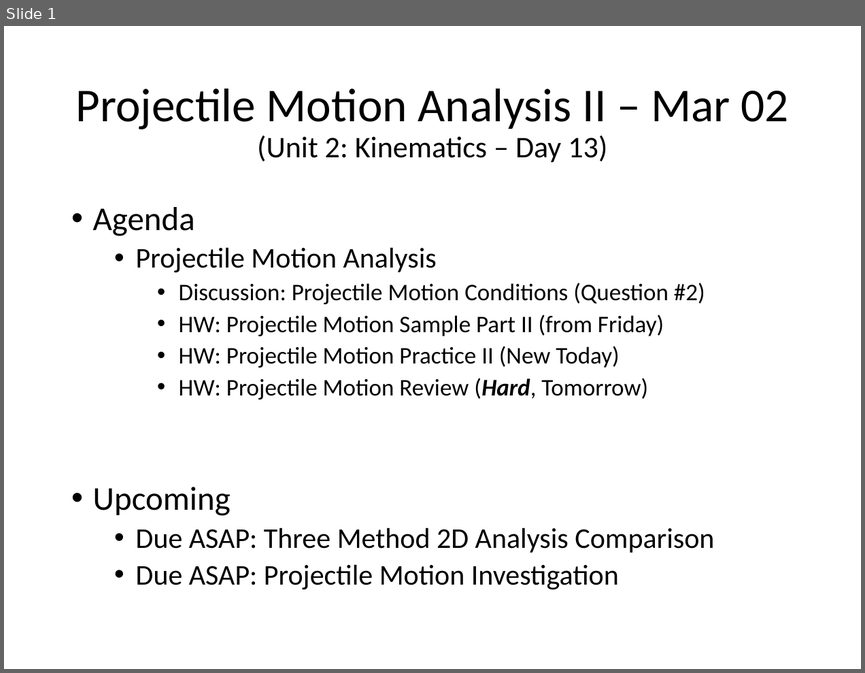
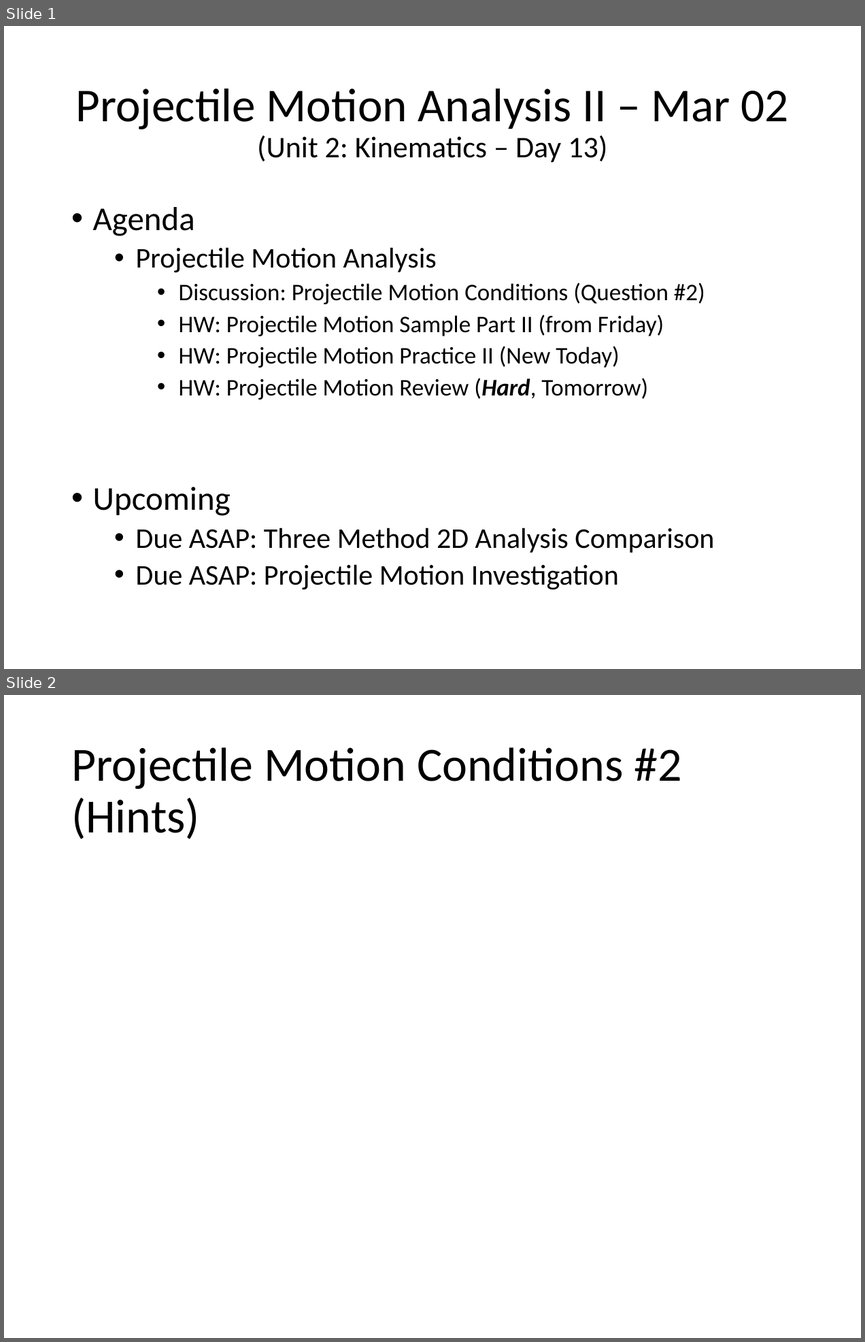
Before and after one commit to Greg5519/SPH4U0, a slide deck: Daily Agendas/Day5.1 ProjectileMotionII.pptx. Shown one above the other, each under a label of ours: slide 1 before the commit, slides 1 and 2 after it. The pictures are 865x673 and 865x1342 pixels, drawn with LibreOffice and Linux fonts; fonts in the diff are those of the drawing; grey boxes stand for pictures. Boxes give left, top, right and bottom in pixels: in the first picture for what was removed or moved away, otherwise in the second. Text is boxed around its words. In the diff, an @@ line names an element or a change of style, - is before the commit and + after.

```diff
--- a/Daily Agendas/Day5.1 ProjectileMotionII.pptx
+++ b/Daily Agendas/Day5.1 ProjectileMotionII.pptx
@@ slide 2 added at (x1=4, y1=695, x2=861, y2=1338), background #FFFFFF @@
@@ title added at (x1=71, y1=747, x2=681, y2=839), 40 pt, text #000000 @@
+Projectile Motion Conditions #2
+(Hints)
```
Also in this commit, not shown: 1 other slide added, 2 other files.
